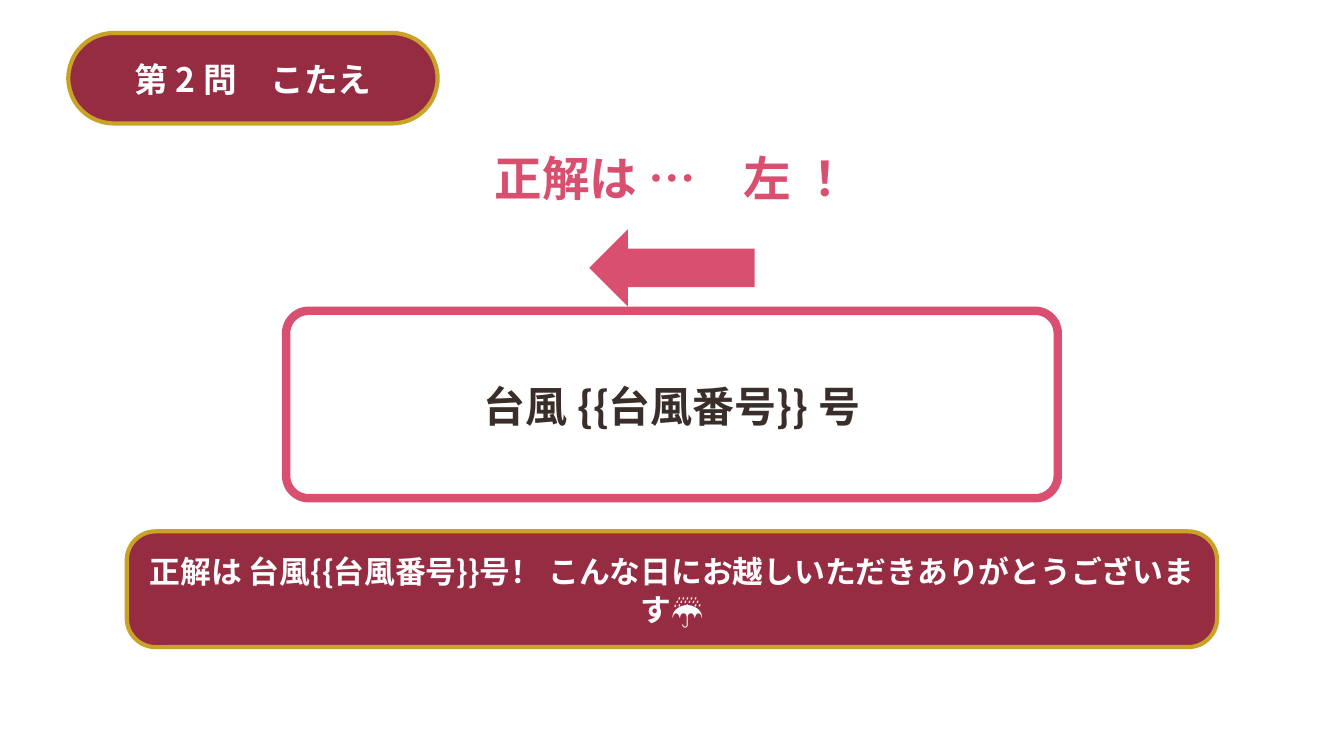
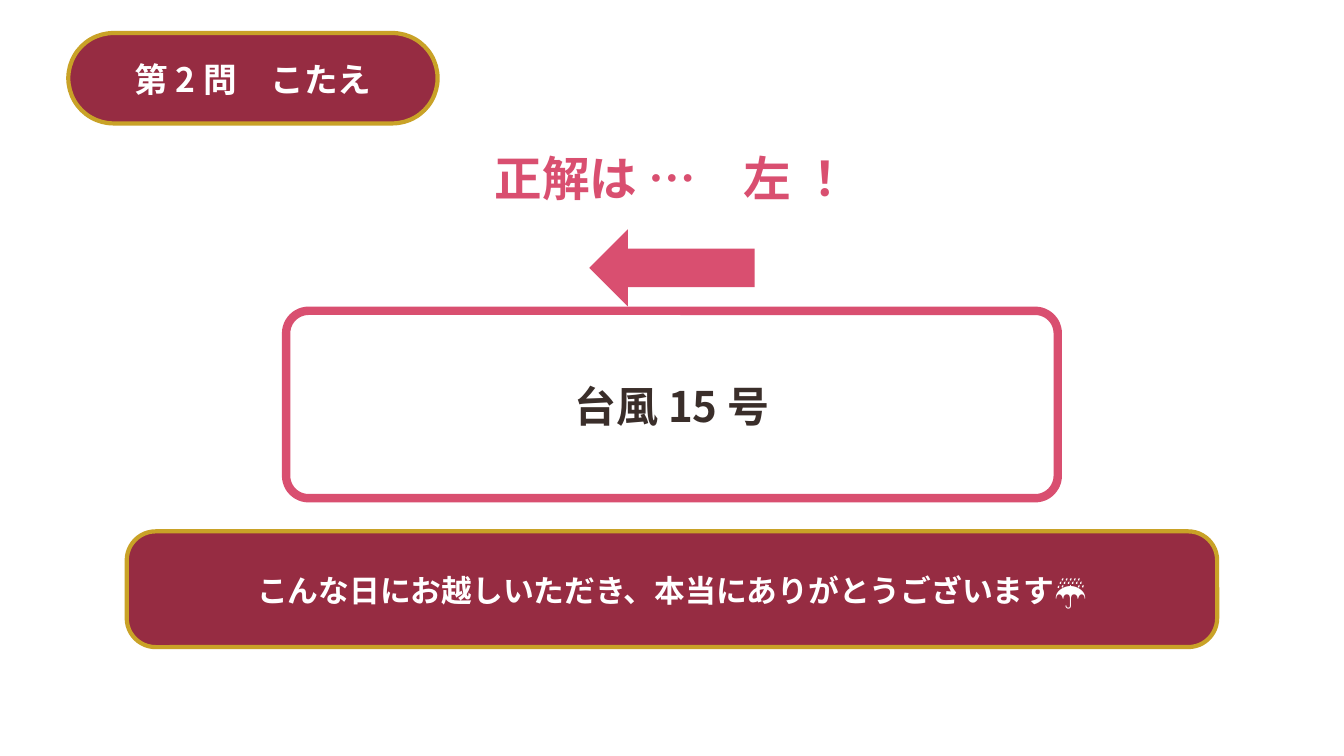
Before and after one commit to st01ohn03-coder/simple-alarm, a slide deck: slide 14 of wedding-deck/build/結婚式_2択クイズ＆ビンゴ.pptx (slide 9 before the commit). Drawn at 1344x756 pixels with LibreOffice and Linux fonts; fonts in the diff are those of the drawing; background and template pictures are left out. Boxes give left, top, right and bottom in pixels: in the first picture for what was removed or moved away, otherwise in the second. Text is boxed around its words. In the diff, an @@ line names an element or a change of style, - is before the commit and + after.

```diff
--- a/wedding-deck/build/結婚式_2択クイズ＆ビンゴ.pptx
+++ b/wedding-deck/build/結婚式_2択クイズ＆ビンゴ.pptx
@@ text in rounded rectangle at bbox=[575, 385, 769, 426]: text changed @@
-台風 {{台風番号}} 号
+台風 15 号
@@ text in rounded rectangle at bbox=[257, 575, 1087, 609]: text changed @@
-正解は 台風{{台風番号}}号！ こんな日にお越しいただきありがとうございます☔
+こんな日にお越しいただき、本当にありがとうございます☔
```
Also in this commit, not shown: 11 other slides changed, 6 slides added, 5 other files.
